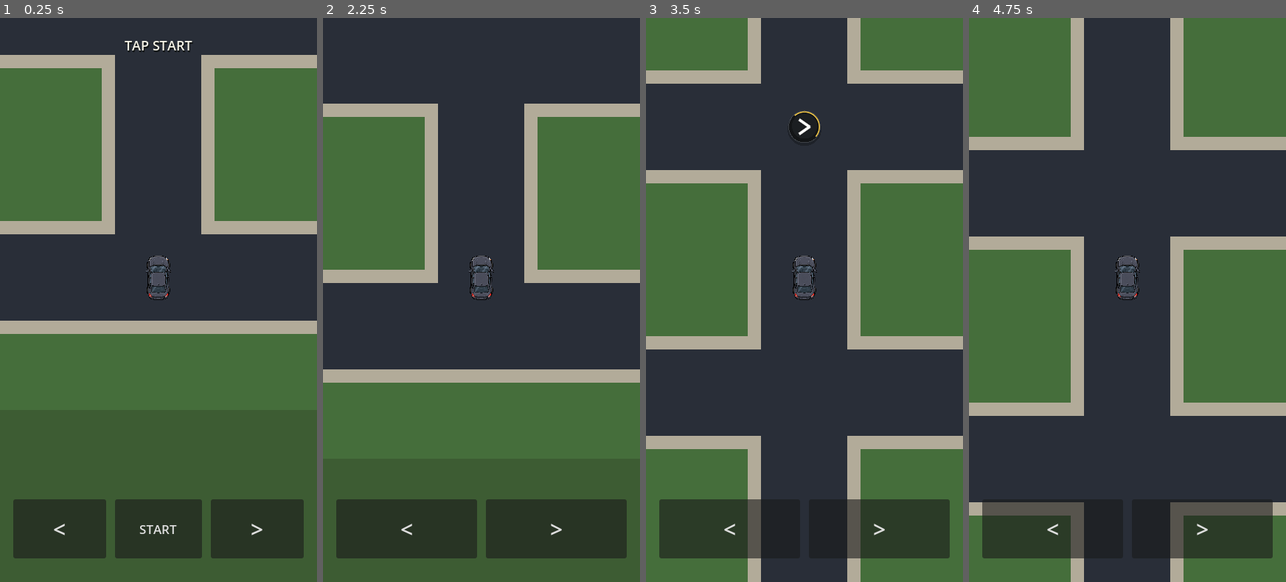
Above: before the commit, frames 1-4 (left to right).
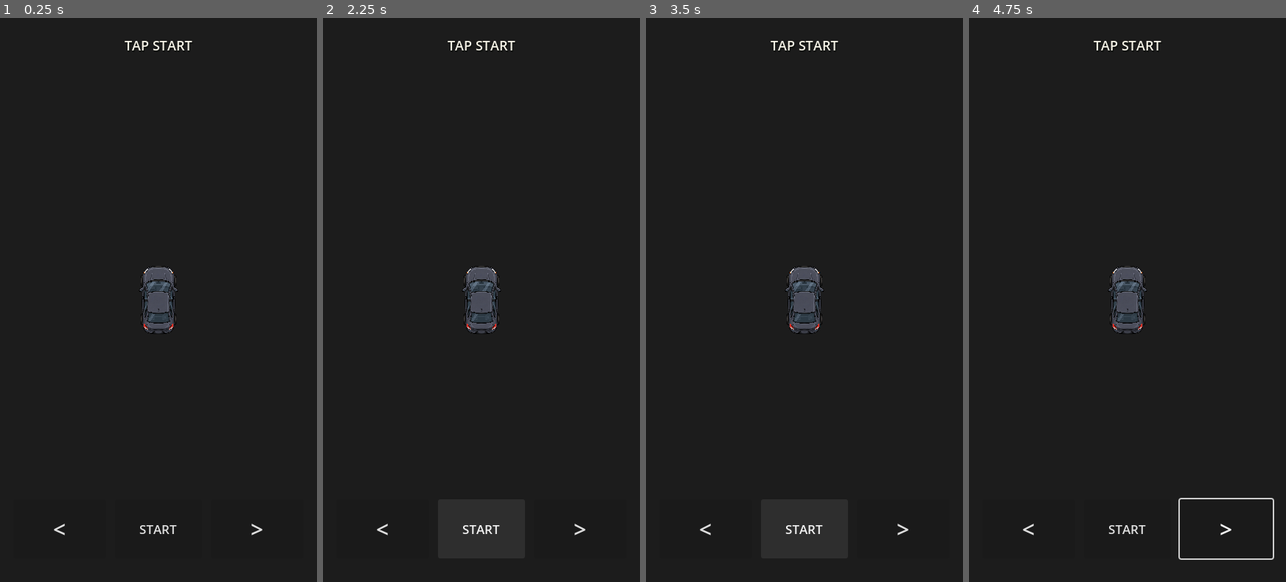
Above: after the commit, the same moments.

Repository: patrickcallahancomedy/comedian
Game: Godot game, scene res://scenes/drive/drive_module.tscn
Two runs of this game, one before a commit and one after it. Both use one fixed random seed, a clock stepped at 60 frames per second and the inputs below.
Inputs (mouse positions are in pixels of both pictures, inside the frame that each line leads up to):
- Up to frame 1 (0.25 s): no input
- Up to frame 2 (2.25 s): click "<" at 0.5 s; click ">" at 1.25 s; click "START" at 2 s
- Up to frame 3 (3.5 s): click (804, 531) at 2.75 s, where only the run after the commit has a clickable "START"
- Up to frame 4 (4.75 s): tap Enter (ui_accept) at 3.5, 3.77, 4.25 s; move the mouse to (1197, 271) at 3.52 s; hold Right 3.53-4.25 s; tap Space at 3.6 s; click (1197, 271) at 3.67 s; drag from (1064, 328) to (1111, 412) at 4.27 s

The runs differ from the first frame. In frame 1, 99% of the frame differs, in the area x 0-100%, y 0-100%; in frame 2, 96%; in frame 3, 96%; in frame 4, 97%.
Error after the commit: Parse Error: Cannot infer the type of "x" variable because the value doesn't have a set type. (res://scripts/drive/drive_grid_controller.gd:1084)

Commit message:
Remove traffic and add driving game feel

Diff:
--- a/godot/scripts/drive/drive_grid_controller.gd
+++ b/godot/scripts/drive/drive_grid_controller.gd
@@ -10,7 +10,6 @@
 signal trip_finished(result: Dictionary)
 
 const MAP = preload("res://scripts/drive/drive_grid_map.gd")
-const TRAFFIC_CAR_TEXTURE = preload("res://assets/car/player_car_top.png")
 
 const STEP_SECONDS := 1.0
 const TURN_SECONDS := 0.20
@@ -69,16 +68,16 @@
 const VENUE_SIGN_COLOR := Color(0.78, 0.47, 0.22)
 const VENUE_SIDEWALK_COLOR := Color(0.48, 0.48, 0.46)
 const PARKING_LINE_COLOR := Color(0.92, 0.91, 0.84, 0.50)
-const TRAFFIC_CAR_SCREEN_SIZE := Vector2(42.0, 42.0)
-const TRAFFIC_COLLISION_X := 8.0
-const TRAFFIC_COLLISION_Y := 4.5
-const BUMP_SHAKE_SECONDS := 0.28
-const BUMP_SHAKE_PIXELS := 9.0
-const TRAFFIC_COLORS := [
-	Color(0.86, 0.90, 0.95),
-	Color(0.94, 0.62, 0.56),
-	Color(0.62, 0.72, 0.88),
-]
+const STEERING_LEAN_RADIANS := 0.085
+const STEERING_SWAY_PIXELS := 3.0
+const CAMERA_COUNTER_NUDGE_PIXELS := 5.0
+const STEERING_FEEDBACK_DECAY := 5.5
+const CAMERA_NUDGE_DECAY := 7.0
+const TURN_OVERSHOOT_STRENGTH := 0.80
+const HIGHWAY_STREAK_SPEED := 430.0
+const HIGHWAY_STREAK_SPACING := 148.0
+const HIGHWAY_STREAK_LENGTH := 34.0
+const HIGHWAY_STREAK_ALPHA := 0.12
 const GRID_COLOR := Color(0.08, 0.09, 0.09, 0.45)
 const BORDER_COLOR := Color(0.93, 0.92, 0.86)
 
@@ -89,11 +88,8 @@
 var parking_maneuver_started := false
 var drive_time := 0.0
 var missed_turns := 0
-var bump_count := 0
-var highway_traffic: Array[Dictionary] = []
-var traffic_spawned_lap := -1
-var bump_shake_remaining := 0.0
-var bump_shake_offset := Vector2.ZERO
+var steering_feedback := 0.0
+var camera_nudge := Vector2.ZERO
 
 var road_kind := "neighborhood"
 
@@ -153,11 +149,8 @@
 	parking_maneuver_started = false
 	drive_time = 0.0
 	missed_turns = 0
-	bump_count = 0
-	highway_traffic.clear()
-	traffic_spawned_lap = -1
-	bump_shake_remaining = 0.0
-	bump_shake_offset = Vector2.ZERO
+	steering_feedback = 0.0
+	camera_nudge = Vector2.ZERO
 	road_kind = "neighborhood"
 	neighborhood_cell = MAP.NEIGHBORHOOD_START
 	city_cell = MAP.CITY_ENTRY
@@ -203,17 +196,19 @@
 
 	drive_time += delta
 	turn_elapsed += delta
-	_update_bump_feedback(delta)
-	_advance_highway_traffic(delta)
+	_update_game_feel(delta)
 
 	if turn_elapsed < TURN_SECONDS:
 		var turn_t := clampf(turn_elapsed / TURN_SECONDS, 0.0, 1.0)
-		map_rotation = lerp_angle(map_rotation_from, map_rotation_to, smoothstep(0.0, 1.0, turn_t))
+		map_rotation = lerp_angle(
+			map_rotation_from,
+			map_rotation_to,
+			_ease_turn_with_overshoot(turn_t)
+		)
 	else:
 		map_rotation = map_rotation_to
 
 	_advance_continuous_motion(delta)
-	_check_highway_traffic_collisions()
 
 	_update_car_visual()
 	queue_redraw()
@@ -363,7 +358,6 @@
 		highway_lane = MAP.HIGHWAY_ENTRY_LANE
 		queued_highway_lane = highway_lane
 		highway_lap = 0
-		_spawn_highway_traffic(highway_lap)
 
 	if highway_column >= MAP.HIGHWAY_COLUMNS - 1:
 		if highway_lane == MAP.HIGHWAY_EXIT_LANE:
@@ -381,7 +375,6 @@
 		# player back to the original beginning.
 		missed_turns += 1
 		highway_lap += 1
-		_spawn_highway_traffic(highway_lap)
 		highway_column = 0
 		highway_lane = queued_highway_lane
 		move_to = _highway_cell_center(highway_column, highway_lane)
@@ -436,10 +429,12 @@
 		return
 
 	if road_kind == "highway":
+		_trigger_steering_feedback(-1.0)
 		_set_highway_lane(queued_highway_lane - 1)
 		return
 
 	if road_kind == "neighborhood" or road_kind == "city":
+		_trigger_steering_feedback(-1.0)
 		_set_heading(Vector2i(heading.y, -heading.x))
 
 
@@ -448,10 +443,12 @@
 		return
 
 	if road_kind == "highway":
+		_trigger_steering_feedback(1.0)
 		_set_highway_lane(queued_highway_lane + 1)
 		return
 
 	if road_kind == "neighborhood" or road_kind == "city":
+		_trigger_steering_feedback(1.0)
 		_set_heading(Vector2i(-heading.y, heading.x))
 
 
@@ -470,87 +467,31 @@
 	motion_direction = (move_to - visual_world_position).normalized()
 
 
-func _spawn_highway_traffic(lap: int) -> void:
-	if traffic_spawned_lap == lap:
-		return
-
-	traffic_spawned_lap = lap
-	highway_traffic.clear()
-
-	var rect := _highway_rect_for_lap(lap)
-	var specs: Array[Dictionary] = [
-		# The first car is deliberately inside the phone view as soon as the
-		# player merges. Later cars enter the frame naturally as the player
-		# catches them, creating a readable dodge sequence instead of hidden
-		# off-screen traffic.
-		{"lane": MAP.HIGHWAY_ENTRY_LANE, "progress": 0.14, "speed": 55.0},
-		{"lane": 1, "progress": 0.27, "speed": 45.0},
-		{"lane": MAP.HIGHWAY_EXIT_LANE, "progress": 0.42, "speed": 52.0},
-	]
-
-	for index in range(specs.size()):
-		var spec: Dictionary = specs[index]
-		var lane := int(spec["lane"])
-		var position := Vector2(
-			rect.position.x + rect.size.x * float(spec["progress"]),
-			rect.position.y + float(lane) * MAP.HIGHWAY_LANE_WIDTH
-				+ MAP.HIGHWAY_LANE_WIDTH * 0.5
-		)
-		highway_traffic.append({
-			"position": position,
-			"lane": lane,
-			"speed": float(spec["speed"]),
-			"hit": false,
-			"color_index": index,
-		})
-
-
-func _advance_highway_traffic(delta: float) -> void:
-	if road_kind != "highway" or highway_traffic.is_empty():
-		return
-
-	for index in range(highway_traffic.size()):
-		var traffic: Dictionary = highway_traffic[index]
-		var position: Vector2 = traffic["position"]
-		position.x += float(traffic["speed"]) * delta
-		traffic["position"] = position
-		highway_traffic[index] = traffic
-
-
-func _check_highway_traffic_collisions() -> void:
-	if road_kind != "highway" or highway_traffic.is_empty():
-		return
-
-	for index in range(highway_traffic.size()):
-		var traffic: Dictionary = highway_traffic[index]
-		if bool(traffic["hit"]):
-			continue
-
-		var position: Vector2 = traffic["position"]
-		if (
-			absf(position.x - visual_world_position.x) <= TRAFFIC_COLLISION_X
-			and absf(position.y - visual_world_position.y) <= TRAFFIC_COLLISION_Y
-		):
-			traffic["hit"] = true
-			traffic["position"] = position + Vector2(18.0, 0.0)
-			highway_traffic[index] = traffic
-			bump_count += 1
-			bump_shake_remaining = BUMP_SHAKE_SECONDS
-			return
-
-
-func _update_bump_feedback(delta: float) -> void:
-	if bump_shake_remaining <= 0.0:
-		bump_shake_offset = Vector2.ZERO
-		return
-
-	bump_shake_remaining = maxf(0.0, bump_shake_remaining - delta)
-	var intensity := bump_shake_remaining / BUMP_SHAKE_SECONDS
-	var phase := drive_time * 72.0
-	bump_shake_offset = Vector2(
-		sin(phase),
-		cos(phase * 0.83)
-	) * BUMP_SHAKE_PIXELS * intensity
+func _trigger_steering_feedback(direction: float) -> void:
+	steering_feedback = clampf(direction, -1.0, 1.0)
+	camera_nudge = Vector2(
+		-steering_feedback * CAMERA_COUNTER_NUDGE_PIXELS,
+		0.0
+	)
+
+
+func _update_game_feel(delta: float) -> void:
+	steering_feedback = move_toward(
+		steering_feedback,
+		0.0,
+		STEERING_FEEDBACK_DECAY * delta
+	)
+	camera_nudge = camera_nudge.lerp(
+		Vector2.ZERO,
+		clampf(CAMERA_NUDGE_DECAY * delta, 0.0, 1.0)
+	)
+
+
+func _ease_turn_with_overshoot(t: float) -> float:
+	var x := clampf(t, 0.0, 1.0) - 1.0
+	var c1 := TURN_OVERSHOOT_STRENGTH
+	var c3 := c1 + 1.0
+	return 1.0 + c3 * x * x * x + c1 * x * x
 
 
 func _set_heading(new_heading: Vector2i) -> void:
@@ -573,15 +514,17 @@
 
 
 func _update_car_visual() -> void:
-	player_car.position = car_base_position + bump_shake_offset
+	var sway := Vector2(
+		steering_feedback * STEERING_SWAY_PIXELS,
+		0.0
+	)
+	var highway_bob := 0.0
+	if road_kind == "highway":
+		highway_bob = sin(drive_time * 15.0) * 0.45
+
+	player_car.position = car_base_position + sway + Vector2(0.0, highway_bob)
 	player_car.scale = Vector2.ONE * CAR_REFERENCE_SCALE * visual_cell_scale
-
-	# The car stays visually upright while steering rotates the world. A bump
-	# adds one quick wobble without changing any driving state.
-	var bump_intensity := 0.0
-	if bump_shake_remaining > 0.0:
-		bump_intensity = bump_shake_remaining / BUMP_SHAKE_SECONDS
-	player_car.rotation = sin(drive_time * 58.0) * 0.07 * bump_intensity
+	player_car.rotation = steering_feedback * STEERING_LEAN_RADIANS
 
 
 func _draw() -> void:
@@ -595,7 +538,7 @@
 	_draw_highway_surroundings()
 	_draw_connector_one()
 	_draw_highway()
-	_draw_highway_traffic()
+	_draw_highway_speed_feedback()
 	_draw_city_connector()
 
 	_draw_city()
@@ -1119,36 +1062,33 @@
 		_draw_highway_for_lap(lap)
 
 
-func _draw_highway_traffic() -> void:
-	if road_kind != "highway" or highway_traffic.is_empty():
-		return
-
-	for traffic in highway_traffic:
-		var world_position: Vector2 = traffic["position"]
-		var screen_position := _world_to_screen(world_position)
-		var half_size := TRAFFIC_CAR_SCREEN_SIZE * 0.5
-
-		# Skip cars well outside the phone frame. They continue moving in world
-		# space, so entering/leaving the frame never affects collision logic.
-		if (
-			screen_position.x < -half_size.x * 2.0
-			or screen_position.x > size.x + half_size.x * 2.0
-			or screen_position.y < -half_size.y * 2.0
-			or screen_position.y > size.y + half_size.y * 2.0
-		):
-			continue
-
-		var color_index := int(traffic["color_index"]) % TRAFFIC_COLORS.size()
-		var tint: Color = TRAFFIC_COLORS[color_index]
-		if bool(traffic["hit"]):
-			tint.a = 0.70
-
-		draw_texture_rect(
-			TRAFFIC_CAR_TEXTURE,
-			Rect2(screen_position - half_size, TRAFFIC_CAR_SCREEN_SIZE),
-			false,
-			tint
-		)
+func _draw_highway_speed_feedback() -> void:
+	if road_kind != "highway":
+		return
+
+	var phase := fmod(drive_time * HIGHWAY_STREAK_SPEED, HIGHWAY_STREAK_SPACING)
+	var center_x := player_screen_center.x
+	var side_offsets := [126.0, 158.0]
+
+	for index in range(7):
+		var y := (
+			fmod(float(index) * HIGHWAY_STREAK_SPACING + phase, size.y + 120.0)
+			- 60.0
+		)
+		var alpha := HIGHWAY_STREAK_ALPHA * (
+			0.72 + 0.28 * sin(float(index) * 1.7 + drive_time * 4.0)
+		)
+
+		for side in [-1.0, 1.0]:
+			for offset in side_offsets:
+				var x := center_x + side * offset
+				draw_line(
+					Vector2(x, y - HIGHWAY_STREAK_LENGTH * 0.5),
+					Vector2(x, y + HIGHWAY_STREAK_LENGTH * 0.5),
+					Color(0.93, 0.94, 0.96, alpha),
+					1.15,
+					true
+				)
 
 
 func _draw_highway_for_lap(lap: int) -> void:
@@ -1450,7 +1390,7 @@
 func _world_to_screen(world_point: Vector2) -> Vector2:
 	var offset := (world_point - visual_world_position) * _current_world_zoom()
 	offset = offset.rotated(map_rotation)
-	return player_screen_center + offset + bump_shake_offset
+	return player_screen_center + offset + camera_nudge
 
 
 func _finish_drive() -> void:
@@ -1467,7 +1407,7 @@
 		"real_drive_seconds": snappedf(drive_time, 0.1),
 		"missed_turns": missed_turns,
 		"wrong_way_tickets": 0,
-		"bumps": bump_count,
+		"bumps": 0,
 		"seed": world_seed,
 	})
 
--- a/godot/tests/drive_grid_test.gd
+++ b/godot/tests/drive_grid_test.gd
@@ -281,17 +281,6 @@
 	if navigation != null:
 		navigation._update_status_visibility()
 		_check(not drive.status_label.visible, "Highway status text should be hidden")
-	_check(drive.highway_traffic.size() == 3, "Highway traffic did not spawn")
-	if drive.highway_traffic.size() == 3:
-		_check(
-			int(drive.highway_traffic[0]["lane"]) == MAP.HIGHWAY_ENTRY_LANE,
-			"First traffic car should force an early lane decision"
-		)
-		var first_traffic_position: Vector2 = drive.highway_traffic[0]["position"]
-		_check(
-			first_traffic_position.x - drive.visual_world_position.x <= 35.0,
-			"First traffic car starts too far ahead to be visible on mobile"
-		)
 	_check(
 		is_equal_approx(
 			drive._current_world_speed(),
@@ -305,19 +294,12 @@
 	drive._turn_right()
 	_check(drive.queued_highway_lane == lane_before + 1, "Highway lane input did not register")
 	_check(not is_equal_approx(drive.move_to.y, target_y_before), "Highway merge still waits for checkpoint")
-
-	# Traffic is dodgeable rather than a hard fail. Contact counts one bump and
-	# starts feedback, but repeated checks against the same car do not stack.
-	if not drive.highway_traffic.is_empty():
-		var traffic_position: Vector2 = drive.highway_traffic[0]["position"]
-		drive.visual_world_position = traffic_position
-		drive.bump_count = 0
-		drive.bump_shake_remaining = 0.0
-		drive._check_highway_traffic_collisions()
-		_check(drive.bump_count == 1, "Traffic collision did not count a bump")
-		_check(drive.bump_shake_remaining > 0.0, "Traffic collision has no bump feedback")
-		drive._check_highway_traffic_collisions()
-		_check(drive.bump_count == 1, "Same traffic car counted multiple bumps")
+	_check(drive.steering_feedback > 0.0, "Highway steering has no visual feedback")
+	_check(drive.camera_nudge.x < 0.0, "Camera does not counter-nudge on a right merge")
+	_check(
+		drive._ease_turn_with_overshoot(0.80) > 1.0,
+		"Turn easing does not overshoot before settling"
+	)
 
 	# A missed exit continues forward seamlessly instead of visibly resetting.
 	drive.highway_column = MAP.HIGHWAY_COLUMNS - 1
